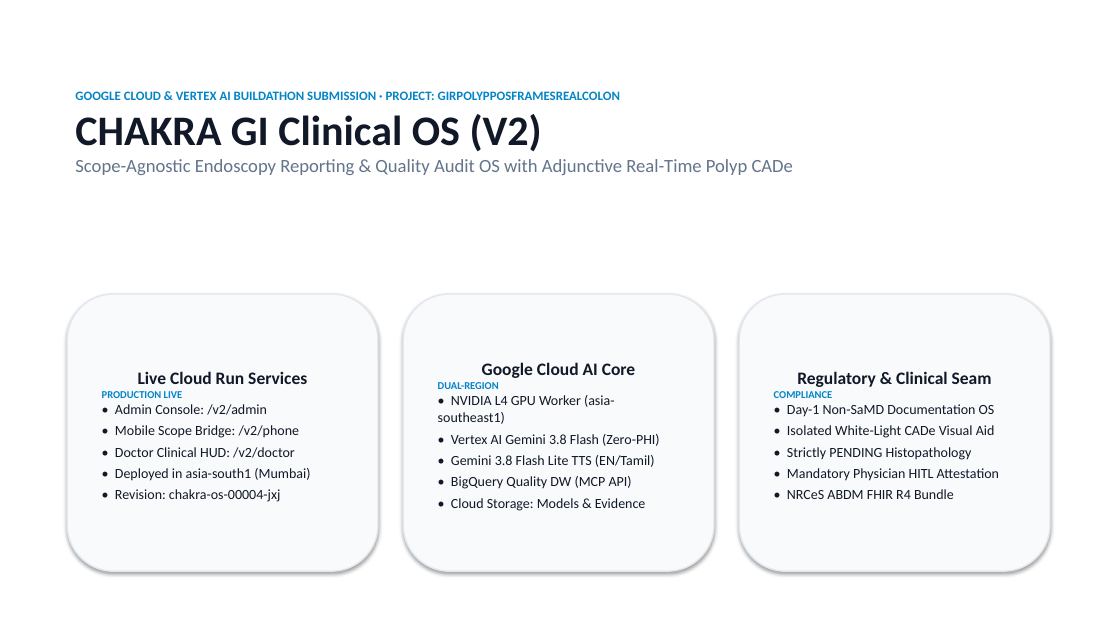
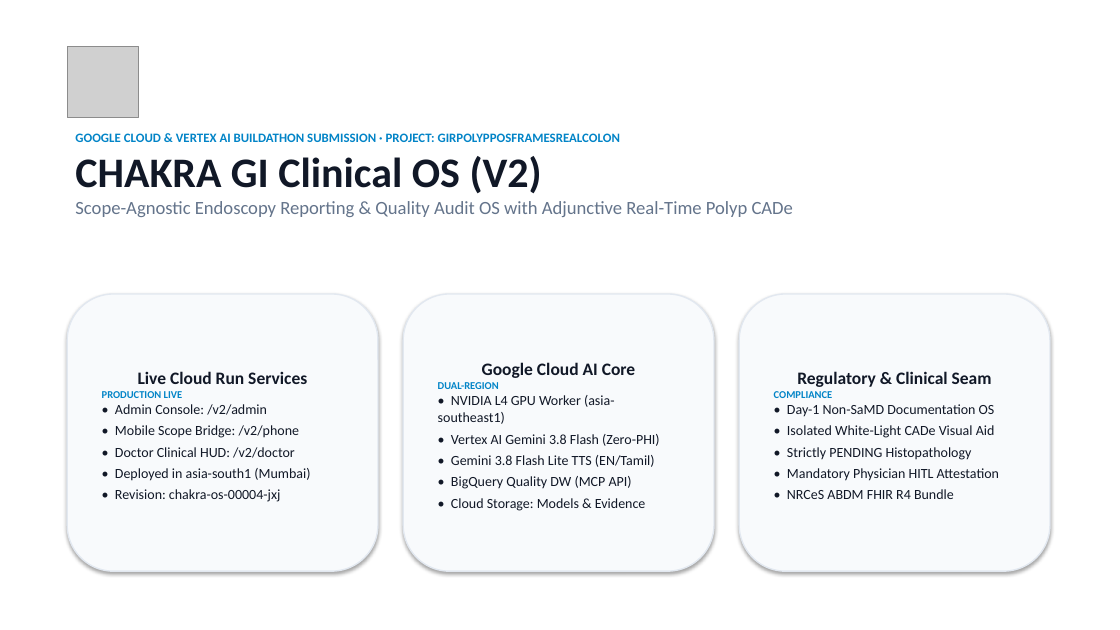
Before and after one commit to Gokzz-glitch/chakra-os, a slide deck: slide 1 of submission_assets/CHAKRA_Buildathon_Final.pptx. Drawn at 1120x630 pixels with LibreOffice and Linux fonts; fonts in the diff are those of the drawing; grey boxes stand for pictures. Boxes give left, top, right and bottom in pixels: in the first picture for what was removed or moved away, otherwise in the second. Text is boxed around its words. In the diff, an @@ line names an element or a change of style, - is before the commit and + after.

Commit message:
UI de-vibecoding, security hardening, factual metrics update, and pre-launch verification (revision chakra-os-00012-jaj)

```diff
--- a/submission_assets/CHAKRA_Buildathon_Final.pptx
+++ b/submission_assets/CHAKRA_Buildathon_Final.pptx
@@ picture added at (67, 46, 139, 118) @@
@@ text "GOOGLE CLOUD & VERTEX AI ...": place and size @@
-text "GOOGLE CLOUD & VERTEX AI ..." at (75, 91, 793, 175)
+text "GOOGLE CLOUD & VERTEX AI ..." at (75, 133, 793, 217)
```
Also in this commit, not shown: 9 other slides changed, 52 other files.
